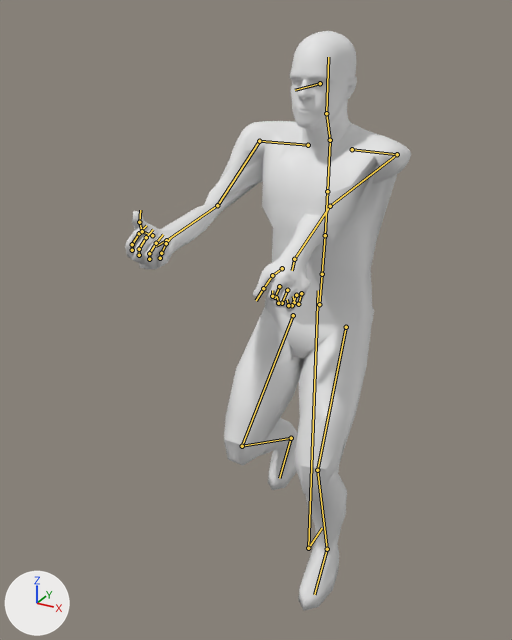
Before and after pictures for a commit that changed the glTF model TerraForest/addons/characters/authoring/Human.pickaxe_crosscut.glb.
Before and after are seen from a 50 mm lens placed at (0.82, -1.891, 1.812), pointed at (-0.112, -0.196, 0.965). Every picture has the same lights, and +X, +Y and +Z are marked at lower left. The picture after the commit comes second. Both versions are drawn at frame 2 of the action 'FP_Pickaxe_Crosscut_Run'; the numbers are the values there. The bones that change, and the others that lie on the model, are drawn over the model as lines.

In view in the first picture: 'Human_Body'.
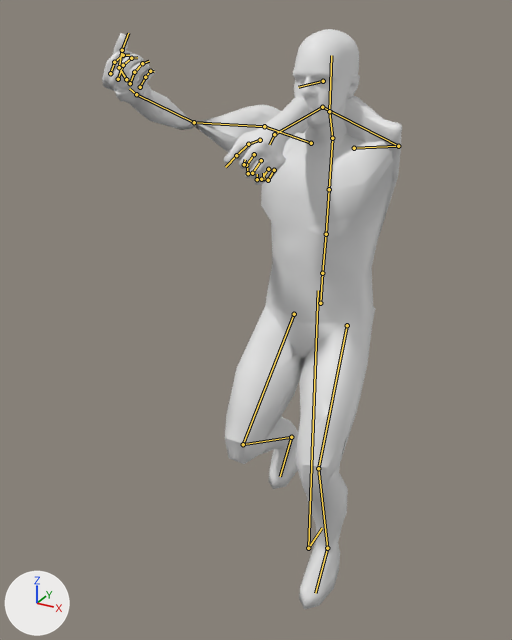
Where the change shows, as pixel boxes [x1, y1, x2, y2] in the pictures (512 x 640 px):
'Human_Body', posed
    before: [125, 31, 411, 611]
    after: [102, 29, 402, 610]
bone 'Spine', root to tip
    before: (322, 274) to (325, 235)
    after: (322, 273) to (326, 234)
bone 'Spine1', root to tip
    before: (325, 235) to (327, 191)
    after: (326, 234) to (329, 189)
bone 'Spine2', root to tip
    before: (327, 191) to (330, 141)
    after: (329, 189) to (332, 139)
bone 'LeftShoulder', root to tip
    before: (352, 149) to (397, 154)
    after: (354, 148) to (398, 146)
bone 'LeftArm', root to tip
    before: (397, 154) to (330, 206)
    after: (398, 146) to (322, 107)
bone 'LeftForeArm', root to tip
    before: (330, 206) to (294, 259)
    after: (322, 107) to (274, 134)
bone 'LeftHand', root to tip
    before: (294, 259) to (292, 270)
    after: (274, 134) to (269, 144)
bone 'Neck', root to tip
    before: (330, 140) to (326, 113)
    after: (332, 138) to (329, 111)
bone 'RightShoulder', root to tip
    before: (308, 145) to (259, 141)
    after: (311, 143) to (264, 126)
bone 'RightArm', root to tip
    before: (259, 141) to (217, 205)
    after: (264, 126) to (194, 122)
bone 'RightForeArm', root to tip
    before: (217, 205) to (166, 240)
    after: (194, 122) to (136, 94)
bone 'RightHand', root to tip
    before: (166, 240) to (156, 246)
    after: (136, 94) to (129, 88)

The change in detail:
Bone 'Spine' (bone_spine) turns from (2, -1, 0) to (1, -2, 0) degrees about its own x, y and z.
Bone 'Spine1' (bone_spine1) turns from (2, -1, 0) to (1, -2, 0) degrees about its own x, y and z.
Bone 'Spine2' (bone_spine2) turns from (2, -1, 0) to (1, -2, 0) degrees about its own x, y and z.
Bone 'LeftShoulder' (bone_leftshoulder) turns from (19, -3, -13) to (26, -1, -10) degrees about its own x, y and z.
Bone 'LeftArm' (bone_leftarm) turns from (-139, -14, 11) to (38, -36, 175) degrees about its own x, y and z.
Bone 'LeftForeArm' (bone_leftforearm) turns from (74, 60, 20) to (30, -15, 89) degrees about its own x, y and z.
Bone 'LeftHand' (bone_lefthand) turns from (0, 4, 13) to (-2, 6, 19) degrees about its own x, y and z.
Bone 'Neck' (bone_neck) turns from (-4, 3, -1) to (-2, 5, -2) degrees about its own x, y and z.
Bone 'RightShoulder' (bone_rightshoulder) turns from (19, 2, 18) to (33, -3, 19) degrees about its own x, y and z.
Bone 'RightArm' (bone_rightarm) turns from (-50, 30, 29) to (-2, 19, 44) degrees about its own x, y and z.
Bone 'RightForeArm' (bone_rightforearm) turns from (-16, 110, 1) to (-2, 168, 9) degrees about its own x, y and z.
Bone 'RightHand' (bone_righthand) turns from (-9, 1, 2) to (-11, -9, -13) degrees about its own x, y and z.
